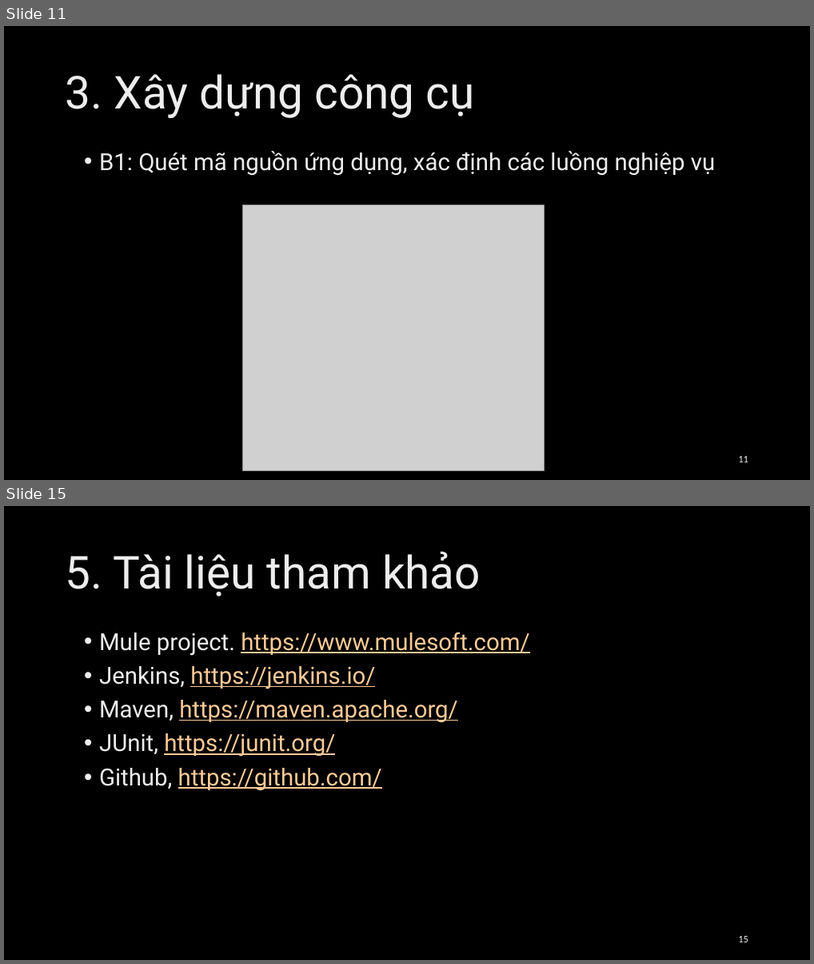
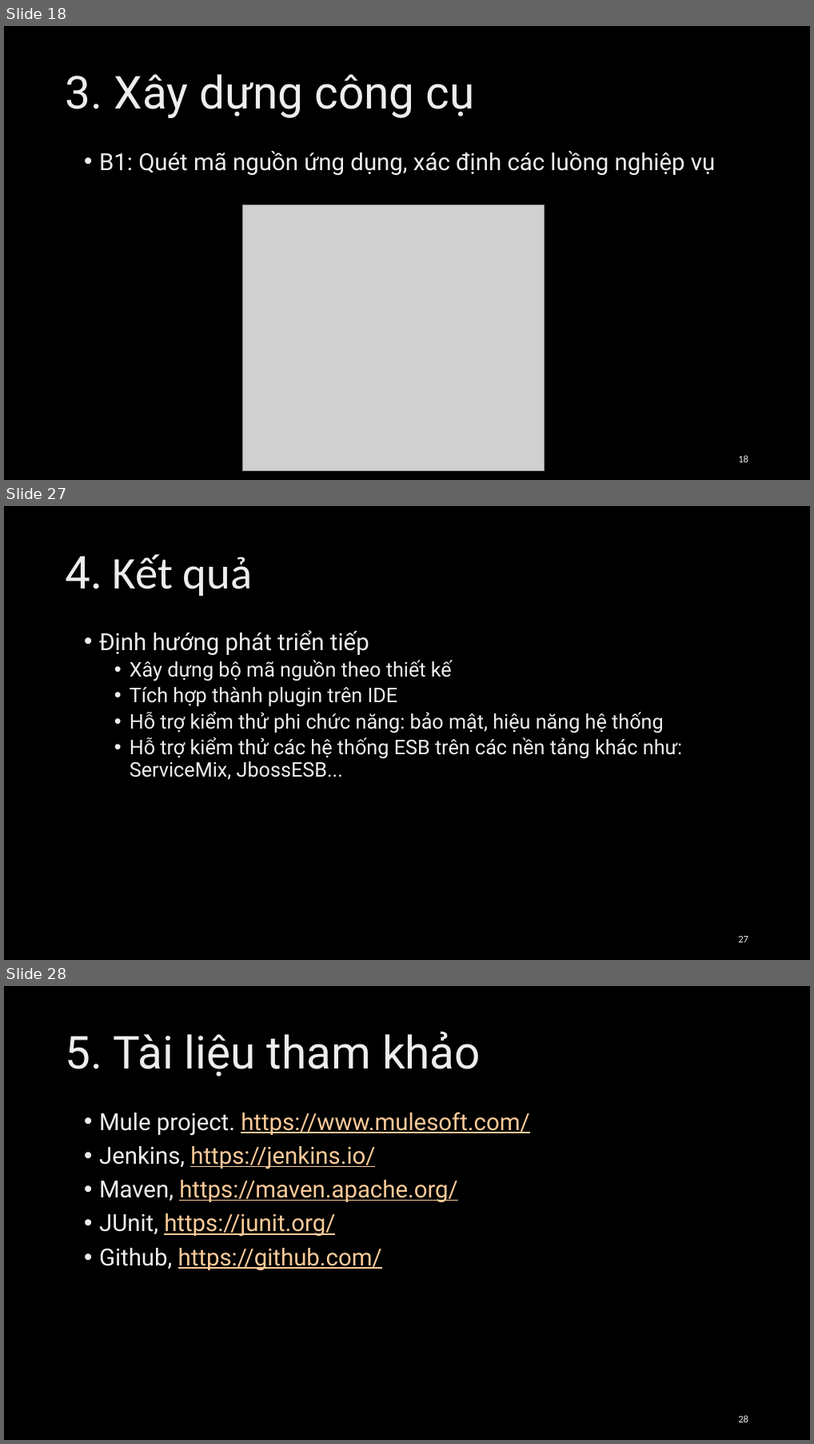
Before and after one commit to Loandt1/FuncTestGenerator, a slide deck: docs/Loandt_Presentation.pptx. Shown one above the other, each under a label of ours: slides 11 and 15 before the commit, slides 18, 27 and 28 after it; the slides between them are not shown. The pictures are 814x964 and 814x1444 pixels, drawn with LibreOffice and Linux fonts; fonts in the diff are those of the drawing; grey boxes stand for pictures; background and template pictures are left out. Boxes give left, top, right and bottom in pixels: in the first picture for what was removed or moved away, otherwise in the second. Text is boxed around its words. In the diff, an @@ line names an element or a change of style, - is before the commit and + after.

```diff
--- a/docs/Loandt_Presentation.pptx
+++ b/docs/Loandt_Presentation.pptx
@@ slide 27 added at box(4, 506, 810, 960), background picture (left out) @@
@@ title added at box(66, 554, 253, 596), 54 pt, text gradient #BFBFBF to #EDEDED to #FFFFFF @@
+4. Kết quả
@@ text added at box(99, 630, 682, 780), 24 pt, text gradient #BFBFBF to #EDEDED to #FFFFFF @@
+• Định hướng phát triển tiếp
+  • Xây dựng bộ mã nguồn theo thiết kế
+  • Tích hợp thành plugin trên IDE
+  • Hỗ trợ kiểm thử phi chức năng: bảo mật, hiệu năng hệ thống
+  • Hỗ trợ kiểm thử các hệ thống ESB trên các nền tảng khác như: ServiceMix, JbossESB...
@@ page number added at box(738, 936, 749, 942), 12 pt, text gradient #9E9E9E to #EDEDED to #FFFFFF @@
+27
@@ what was slide 11 is now slide 18 @@
@@ page number at box(738, 455, 749, 462): text changed @@
-11
+18
@@ what was slide 15 is now slide 28 @@
@@ page number at box(738, 1415, 749, 1422): text changed @@
-15
+28
```
Also in this commit, not shown: 6 slides changed, 12 other slides added, 1 other file.
